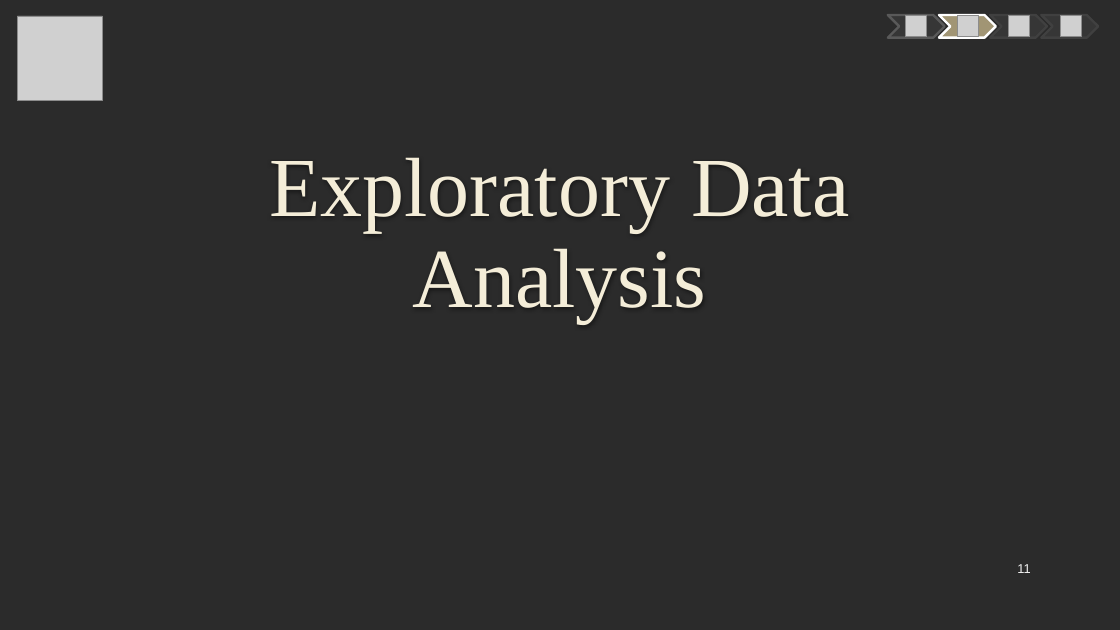
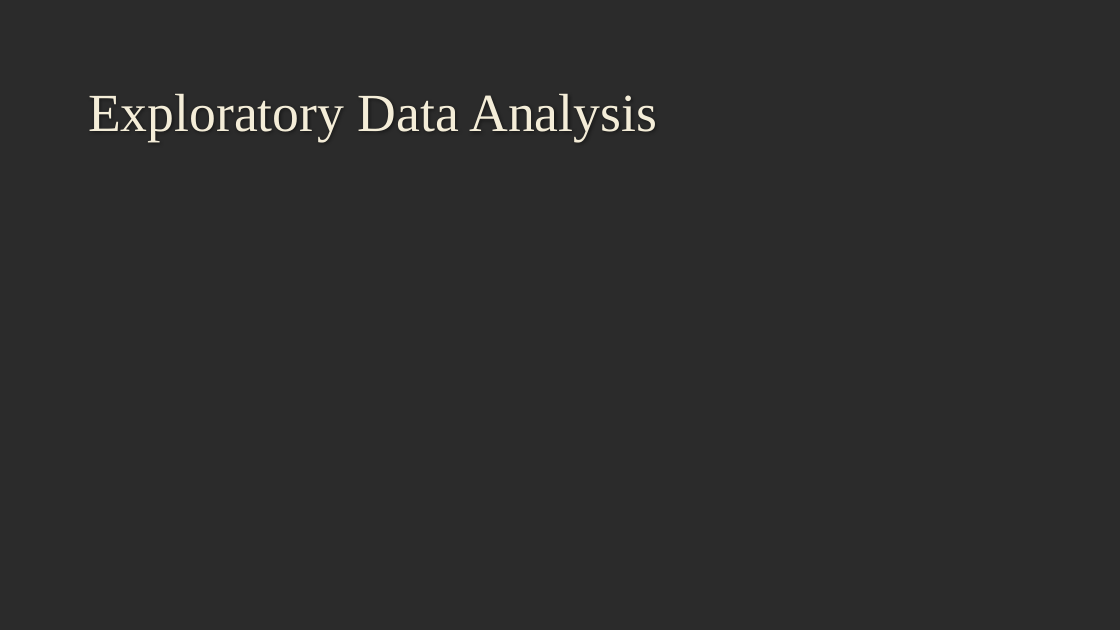
Before and after one commit to mczerwin/MTB-Categorization-Analysis, a slide deck: slide 11 of Reports/MTB Data Analysis Presentation.pptx. Drawn at 1120x630 pixels with LibreOffice and Linux fonts; fonts in the diff are those of the drawing; grey boxes stand for pictures; background and template pictures are left out; a plain dark background stands for a picture behind light text. Boxes give left, top, right and bottom in pixels: in the first picture for what was removed or moved away, otherwise in the second. Text is boxed around its words. In the diff, an @@ line names an element or a change of style, - is before the commit and + after.

```diff
--- a/Reports/MTB Data Analysis Presentation.pptx
+++ b/Reports/MTB Data Analysis Presentation.pptx
@@ picture removed at [18, 16, 103, 101] @@
@@ freeform shape removed at [888, 15, 945, 38] @@
@@ picture removed at [906, 16, 927, 37] @@
@@ freeform shape removed at [939, 15, 996, 38] @@
@@ picture removed at [958, 16, 979, 37] @@
@@ freeform shape removed at [991, 15, 1048, 38] @@
@@ picture removed at [1009, 16, 1030, 37] @@
@@ freeform shape removed at [1042, 15, 1099, 38] @@
@@ picture removed at [1060, 16, 1081, 37] @@
@@ title "Exploratory Data Analysis": place and size @@
-title "Exploratory Data Analysis" at [269, 157, 849, 323]
+title "Exploratory Data Analysis" at [88, 93, 657, 141]
@@ title "Exploratory Data Analysis" at [88, 93, 657, 141]: size 72 to 46 pt; alignment centre to left; vertical alignment bottom to middle @@
@@ page number removed at [1017, 564, 1030, 573] @@
-11
```
Also in this commit, not shown: 17 other slides changed, 5 slides added, 5 slides removed.
